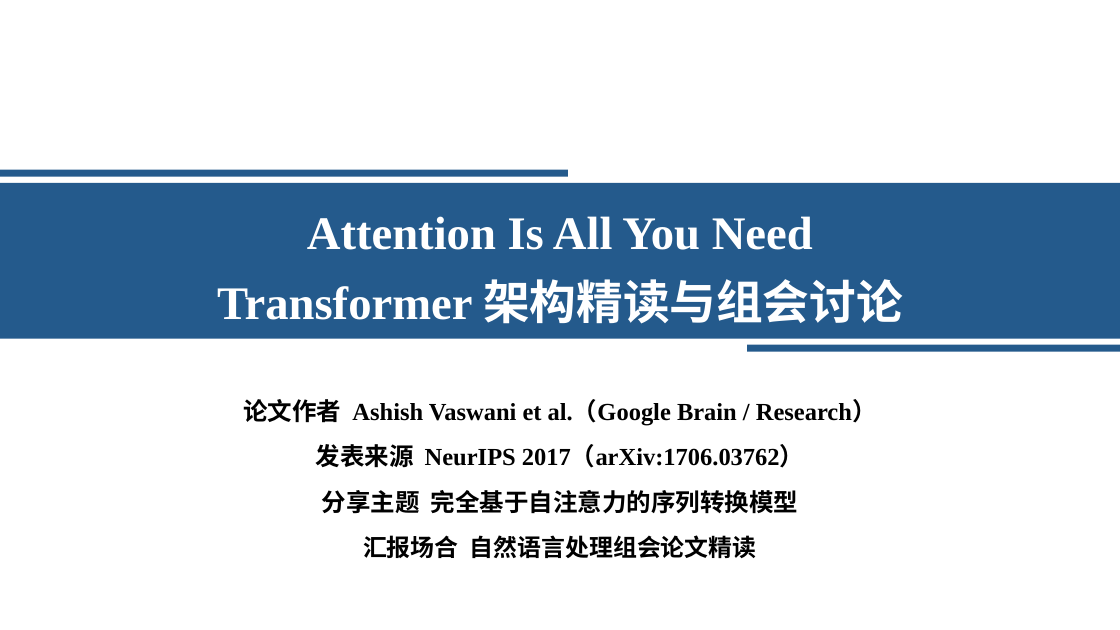
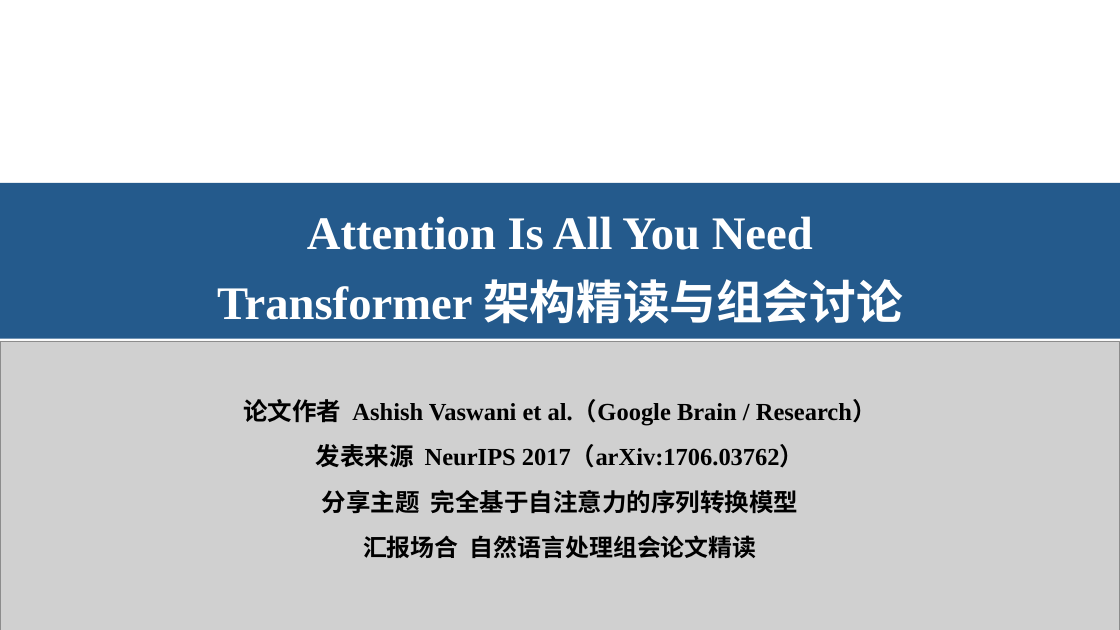
Before and after one commit to Starxy/skills, a slide deck: slide 1 of skills/ppt-craft/assets/academic-blue-template.pptx. Drawn at 1120x630 pixels with LibreOffice and Linux fonts; fonts in the diff are those of the drawing; grey boxes stand for pictures. Boxes give left, top, right and bottom in pixels: in the first picture for what was removed or moved away, otherwise in the second. Text is boxed around its words. In the diff, an @@ line names an element or a change of style, - is before the commit and + after.

```diff
--- a/skills/ppt-craft/assets/academic-blue-template.pptx
+++ b/skills/ppt-craft/assets/academic-blue-template.pptx
@@ rectangle removed at <box>0,170,568,176</box> @@
@@ picture added at <box>0,341,1120,630</box> @@
@@ rectangle removed at <box>748,344,1120,351</box> @@
```
Also in this commit, not shown: 12 other slides changed, 3 slides added, 2 other files.
